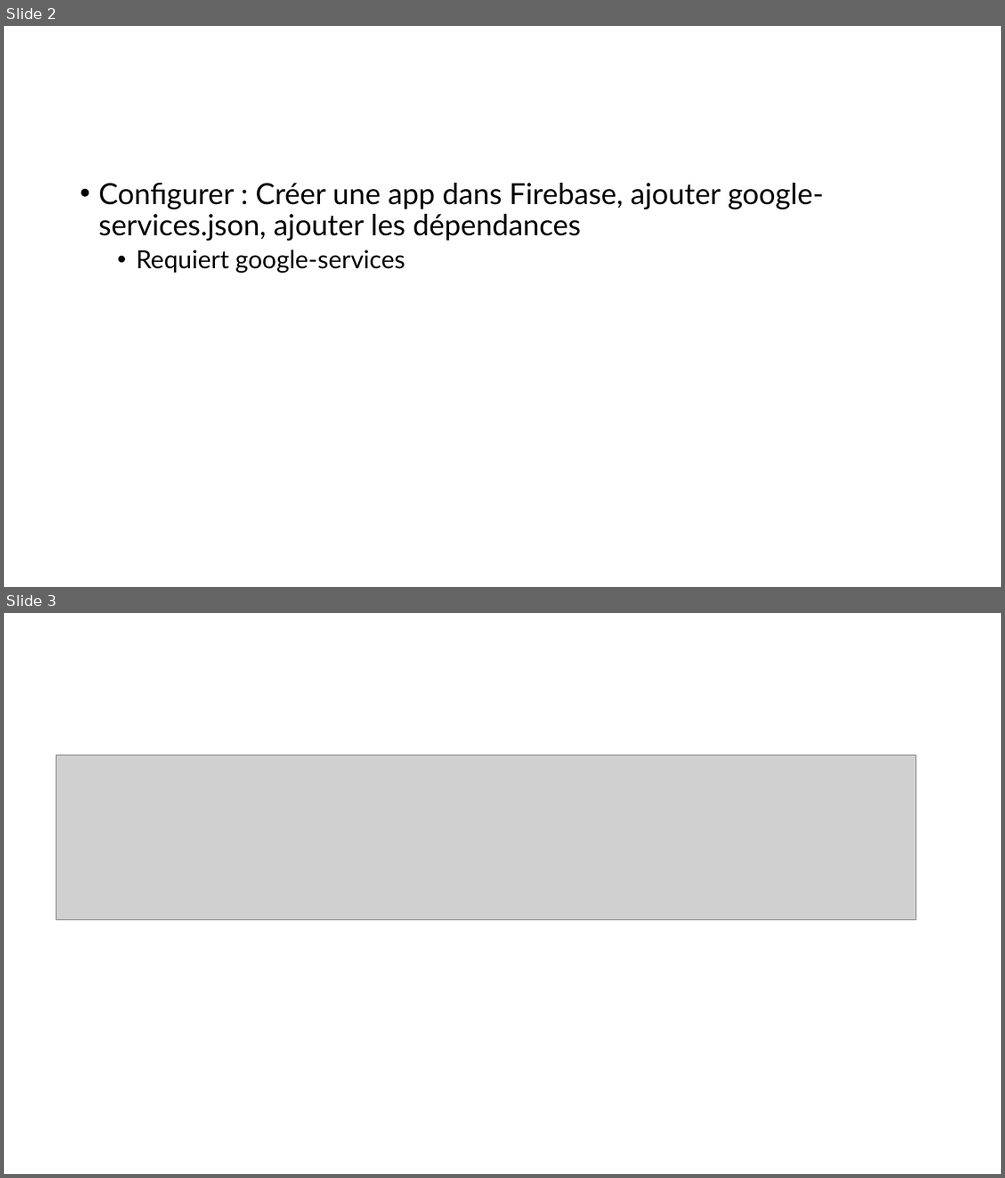
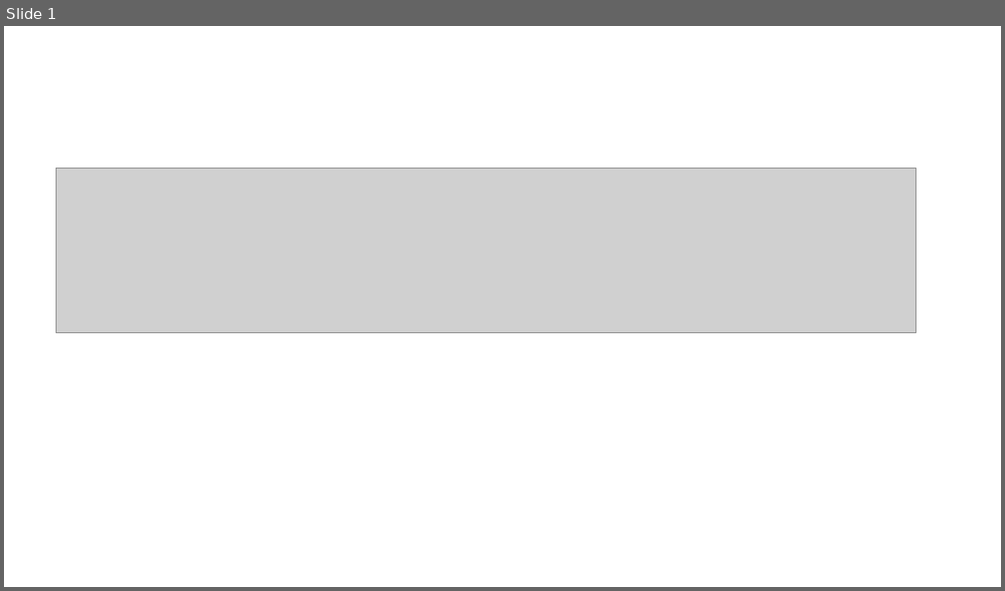
Before and after one commit to bchollet/DMA-LABOS, a slide deck: 5_Project/Présentation.pptx. Shown one above the other, each under a label of ours: slides 2 and 3 before the commit, slide 1 after it. The pictures are 1005x1178 and 1005x591 pixels, drawn with LibreOffice and Linux fonts; fonts in the diff are those of the drawing; grey boxes stand for pictures. Boxes give left, top, right and bottom in pixels: in the first picture for what was removed or moved away, otherwise in the second. Text is boxed around its words. In the diff, an @@ line names an element or a change of style, - is before the commit and + after.

```diff
--- a/5_Project/Présentation.pptx
+++ b/5_Project/Présentation.pptx
@@ slide 2 removed at [4, 26, 1001, 587], background #FFFFFF @@
@@ text removed at [98, 183, 824, 273] @@
-• Configurer : Créer une app dans Firebase, ajouter google-services.json, ajouter les dépendances
-  • Requiert google-services
@@ what was slide 3 is now slide 1 @@
```
Also in this commit, not shown: 2 slides changed, 1 other slide removed, 5 other files.
